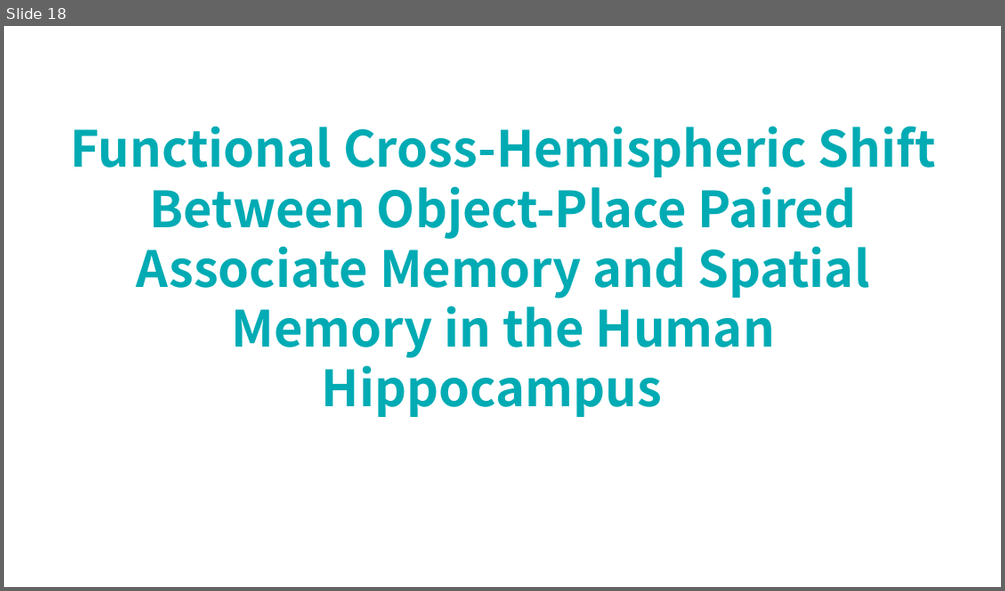
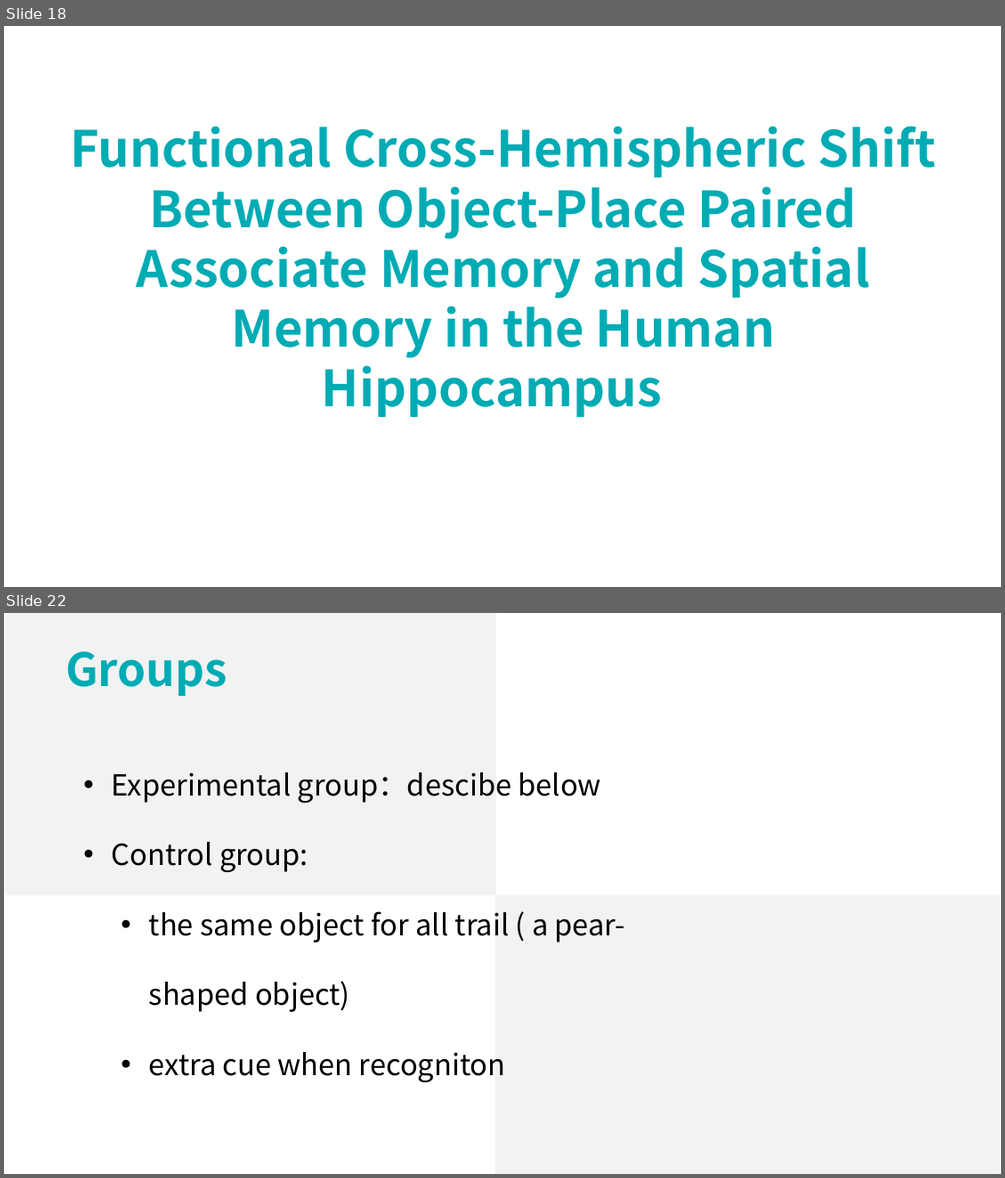
Before and after one commit to lsyoath/sheepy, a slide deck: Event/Lateralization.pptx. Shown one above the other, each under a label of ours: slide 18 before the commit, slides 18 and 22 after it; the slides between them are not shown. The pictures are 1005x591 and 1005x1178 pixels, drawn with LibreOffice and Linux fonts; fonts in the diff are those of the drawing. Boxes give left, top, right and bottom in pixels: in the first picture for what was removed or moved away, otherwise in the second. Text is boxed around its words. In the diff, an @@ line names an element or a change of style, - is before the commit and + after.

```diff
--- a/Event/Lateralization.pptx
+++ b/Event/Lateralization.pptx
@@ slide 22 added at box(4, 613, 1001, 1174), background #FFFFFF @@
@@ rectangle added at box(5, 613, 496, 895), fill #F2F2F2 @@
@@ text added at box(65, 651, 227, 696), 44 pt, text #00ABB4, bold @@
+Groups
@@ text added at box(112, 772, 625, 1082), 28 pt, text #000000 @@
+• Experimental group：descibe below
+• Control group:
+  • the same object for all trail ( a pear- shaped object)
+  • extra cue when recogniton
@@ rectangle added at box(495, 895, 1000, 1174), fill #F2F2F2 @@
```
Also in this commit, not shown: 1 slide changed, 21 other slides added, 10 slides removed.
